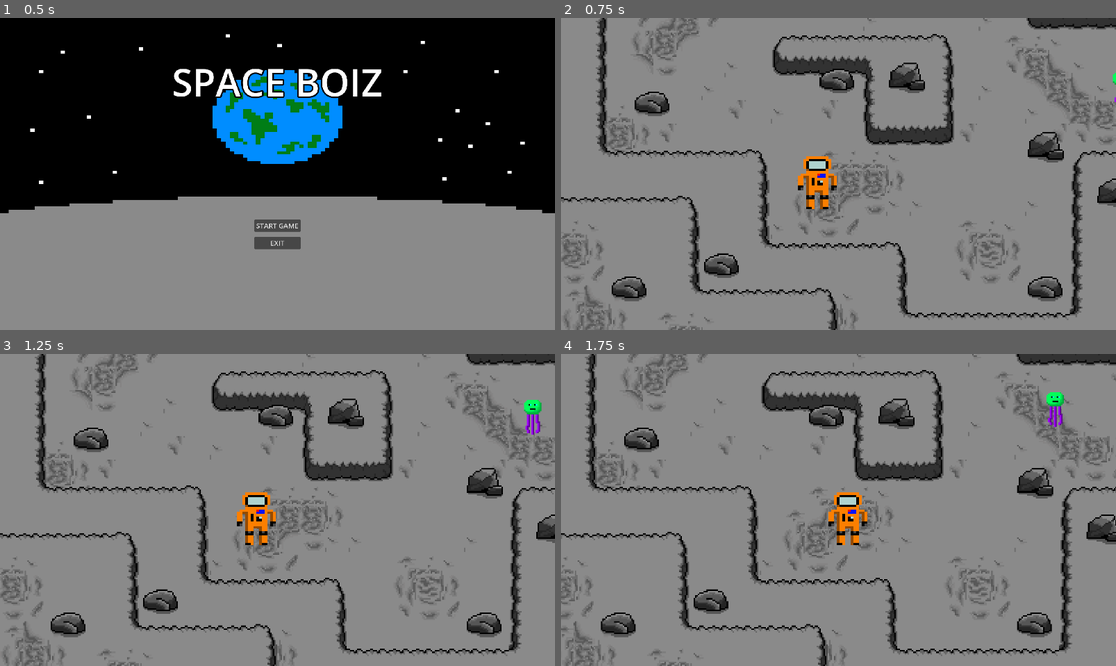
Above: before the commit, frames 1-4 (two rows, left to right).
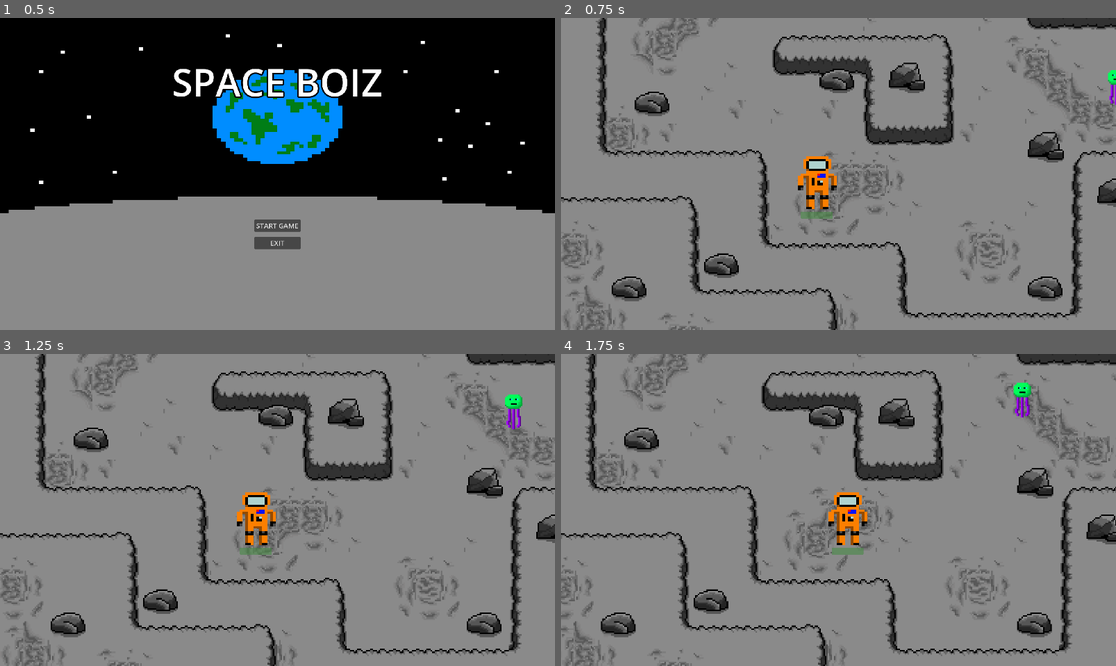
Above: after the commit, the same moments.

Repository: JoelAWinter/Joels-SpaceBoiz-GitHub-Repository
Game: Godot game, scene res://scenes/main menu/main_menu.tscn
Two runs of this game, one before a commit and one after it. Both use one fixed random seed, a clock stepped at 60 frames per second and the inputs below.
Inputs:
- Up to frame 1 (0.5 s): no input
- Up to frame 2 (0.75 s): click "START GAME" at 0.5 s
- Up to frame 3 (1.25 s): no input
- Up to frame 4 (1.75 s): hold Right (ui_right) from 1.28 s (still down); tap Space (attack) at 1.35 s

Frame 1 is identical in both runs. In frame 2, 0.2% of the frame differs, in the area x 43-100%, y 16-65%; in frame 3, 0.6%; in frame 4, 0.6%, in the area x 48-91%, y 9-65%.

Commit message:
player health bar
made a player health bar

Diff:
--- a/7DIT-2D-Godot-SpaceBoiz/Joels-SpaceBoiz-Godot-Game/scenes/control.tscn
+++ /dev/null
@@ -1,19 +0,0 @@
-[gd_scene load_steps=2 format=3 uid="uid://dxsqsf6fqhd5u"]
-
-[ext_resource type="Texture2D" uid="uid://cjweau53e1xvk" path="res://art/New Piskel (1).png" id="1_844ka"]
-
-[node name="Control" type="Control"]
-layout_mode = 3
-anchors_preset = 15
-anchor_right = 1.0
-anchor_bottom = 1.0
-grow_horizontal = 2
-grow_vertical = 2
-
-[node name="TextureRect" type="TextureRect" parent="."]
-layout_mode = 0
-offset_left = 114.0
-offset_top = 121.0
-offset_right = 1793.0
-offset_bottom = 902.0
-texture = ExtResource("1_844ka")
--- a/7DIT-2D-Godot-SpaceBoiz/Joels-SpaceBoiz-Godot-Game/scenes/main menu/main_menu.tscn
+++ b/7DIT-2D-Godot-SpaceBoiz/Joels-SpaceBoiz-Godot-Game/scenes/main menu/main_menu.tscn
@@ -1,7 +1,7 @@
 [gd_scene load_steps=5 format=3 uid="uid://dyw7epxnupvor"]
 
-[ext_resource type="Script" path="res://scenes/main menu/main_menu.gd" id="1_mpdtw"]
-[ext_resource type="Texture2D" uid="uid://cws0lrrp15kkg" path="res://scenes/main menu/Menu Screen 2.png" id="2_njjbj"]
+[ext_resource type="Script" path="res://script/main_menu.gd" id="1_h7iyv"]
+[ext_resource type="Texture2D" uid="uid://cws0lrrp15kkg" path="res://art/Menu Screen 2.png" id="2_3n6tu"]
 
 [sub_resource type="SystemFont" id="SystemFont_qjtju"]
 font_names = PackedStringArray("Impact")
@@ -16,7 +16,7 @@
 anchor_bottom = 1.0
 grow_horizontal = 2
 grow_vertical = 2
-script = ExtResource("1_mpdtw")
+script = ExtResource("1_h7iyv")
 
 [node name="TextureRect" type="TextureRect" parent="."]
 layout_mode = 1
@@ -25,7 +25,7 @@
 anchor_bottom = 1.0
 grow_horizontal = 2
 grow_vertical = 2
-texture = ExtResource("2_njjbj")
+texture = ExtResource("2_3n6tu")
 
 [node name="MarginContainer" type="MarginContainer" parent="."]
 layout_mode = 1
--- a/7DIT-2D-Godot-SpaceBoiz/Joels-SpaceBoiz-Godot-Game/scenes/player.tscn
+++ b/7DIT-2D-Godot-SpaceBoiz/Joels-SpaceBoiz-Godot-Game/scenes/player.tscn
@@ -30,6 +30,20 @@
 [node name="attack_cooldown" type="Timer" parent="."]
 wait_time = 0.5
 
+[node name="healthbar" type="ProgressBar" parent="."]
+modulate = Color(0.380392, 0.752941, 0.368627, 1)
+offset_left = -11.0
+offset_top = 11.0
+offset_right = 209.0
+offset_bottom = 61.0
+scale = Vector2(0.1, 0.1)
+show_percentage = false
+
+[node name="regin_timer" type="Timer" parent="."]
+wait_time = 5.0
+autostart = true
+
 [connection signal="body_entered" from="player_hitbox" to="." method="_on_player_hitbox_body_entered"]
 [connection signal="body_exited" from="player_hitbox" to="." method="_on_player_hitbox_body_exited"]
 [connection signal="timeout" from="attack_cooldown" to="." method="_on_attack_cooldown_timeout"]
+[connection signal="timeout" from="regin_timer" to="." method="_on_regin_timer_timeout"]
--- a/7DIT-2D-Godot-SpaceBoiz/Joels-SpaceBoiz-Godot-Game/script/Enemy1.gd
+++ b/7DIT-2D-Godot-SpaceBoiz/Joels-SpaceBoiz-Godot-Game/script/Enemy1.gd
@@ -1,7 +1,7 @@
 extends CharacterBody2D
 
 var player_chase = false
-var speed = 40
+var speed = 60
 var player = null
 var health = 100
 var player_inattack_zone = false
@@ -25,7 +25,6 @@
 func enemy():
 	pass
 
-
 func _on_enemy_hitbox_body_entered(body):
 	if body.has_method("player"):
 		player_inattack_zone = true
@@ -44,7 +43,6 @@
 			print("slime health = ", health)
 			if health <= 0:
 				self.queue_free()
-				get_tree().change_scene_to_file("res://scenes/control.tscn")
 
 
 func _on_take_damage_cooldown_timeout():
--- a/7DIT-2D-Godot-SpaceBoiz/Joels-SpaceBoiz-Godot-Game/script/player.gd
+++ b/7DIT-2D-Godot-SpaceBoiz/Joels-SpaceBoiz-Godot-Game/script/player.gd
@@ -10,8 +10,8 @@
 var player_alive = true
 var input = Vector2.ZERO
 
-
 func _physics_process(delta):
+	update_health()
 	player_movement(delta)
 	enemy_attack()
 	attack()
@@ -69,3 +69,15 @@
 func _on_deal_attck_timer_timeout():
 	$deal_attack_timer.stop()
 	global.player_current_attack = false
+
+func update_health():
+	var healthbar = $healthbar
+	healthbar.value = health
+
+func _on_regin_timer_timeout():
+	if health < 100:
+		health = health + 20
+		if health > 100:
+			health = 100
+	if health <= 0:
+		health = 0
Renamed: 7DIT-2D-Godot-SpaceBoiz/Joels-SpaceBoiz-Godot-Game/scenes/main menu/Menu Screen 2.png -> 7DIT-2D-Godot-SpaceBoiz/Joels-SpaceBoiz-Godot-Game/art/Menu Screen 2.png
Not shown, changed: 7DIT-2D-Godot-SpaceBoiz/Joels-SpaceBoiz-Godot-Game/art/Menu Screen 2.png.import
Binary file removed: 7DIT-2D-Godot-SpaceBoiz/Joels-SpaceBoiz-Godot-Game/art/New Piskel (1).png
Renamed: 7DIT-2D-Godot-SpaceBoiz/Joels-SpaceBoiz-Godot-Game/scenes/main menu/menu screen (1).png -> 7DIT-2D-Godot-SpaceBoiz/Joels-SpaceBoiz-Godot-Game/art/menu screen (1).png
Not shown, changed: 7DIT-2D-Godot-SpaceBoiz/Joels-SpaceBoiz-Godot-Game/art/menu screen (1).png.import
Binary file removed: 7DIT-2D-Godot-SpaceBoiz/Joels-SpaceBoiz-Godot-Game/scenes/New Piskel (1).png
Not shown, removed: 7DIT-2D-Godot-SpaceBoiz/Joels-SpaceBoiz-Godot-Game/scenes/main menu/Menu Screen 2.png.import
Not shown, removed: 7DIT-2D-Godot-SpaceBoiz/Joels-SpaceBoiz-Godot-Game/scenes/main menu/menu screen (1).png.import
Binary file removed: 7DIT-2D-Godot-SpaceBoiz/Joels-SpaceBoiz-Godot-Game/scenes/main menu/you_win.png
Not shown, removed: 7DIT-2D-Godot-SpaceBoiz/Joels-SpaceBoiz-Godot-Game/scenes/main menu/you_win.png.import
Binary file removed: 7DIT-2D-Godot-SpaceBoiz/Joels-SpaceBoiz-Godot-Game/scenes/you_win.png
Not shown, removed: 7DIT-2D-Godot-SpaceBoiz/Joels-SpaceBoiz-Godot-Game/scenes/you_win.png.import
(and 1 more such lines)
